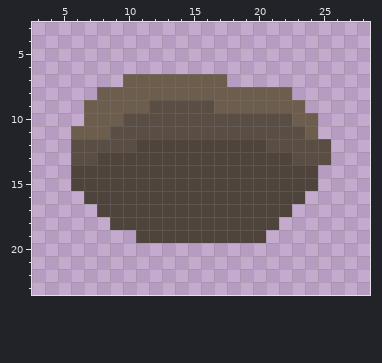
Pixel-art sprite -- asset/sprite/object/object_hole.png. The picture above was drawn from the file before the commit.
The file is 32x32 pixels. Shown: x 3..28, y 3..23.
The same view after the edit:
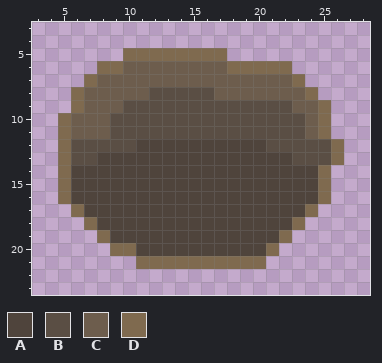
Palette (. is transparent): A #4f443c  B #5a4e44  C #6d5d4d  D #7f6a4f
The exact change:
y 5: x 10..17 ........ -> DDDDDDDD
y 6: x 8..22 ............... -> DDCCCCCCCCDDDDD
y 7: x 7..9 ... -> DCC; x 18..23 ...... -> CCCCCD
y 8: x 6..7 .. -> DC; x 12..16 CCCCC -> BBBBB; x 23..24 .. -> CD
y 9: x 6 . -> D; x 10..11 CC -> BB; x 17..22 CCCCCC -> BBBBBB; x 24..25 .. -> CD
y 10: x 5..6 .. -> DC; x 9 C -> B; x 23 C -> B; x 25 . -> D
y 11: x 5 . -> D; x 25 . -> D
y 12..13: x 5 . -> D; x 26 . -> D
y 14..15: x 5 . -> D; x 25 . -> D
y 16: x 5..6 .. -> DA; x 24..25 .. -> AD
y 17: x 6..7 .. -> DA; x 23..24 .. -> AD
y 18: x 7..8 .. -> DA; x 22..23 .. -> AD
y 19: x 8..10 ... -> DAA; x 21..22 .. -> AD
y 20: x 9..21 ............. -> DDAAAAAAAAAAD
y 21: x 11..20 .......... -> DDDDDDDDDD
Where, in picture pixels (left, top, right, bottom), the same in both pictures:
changed: (58, 48, 344, 269)
